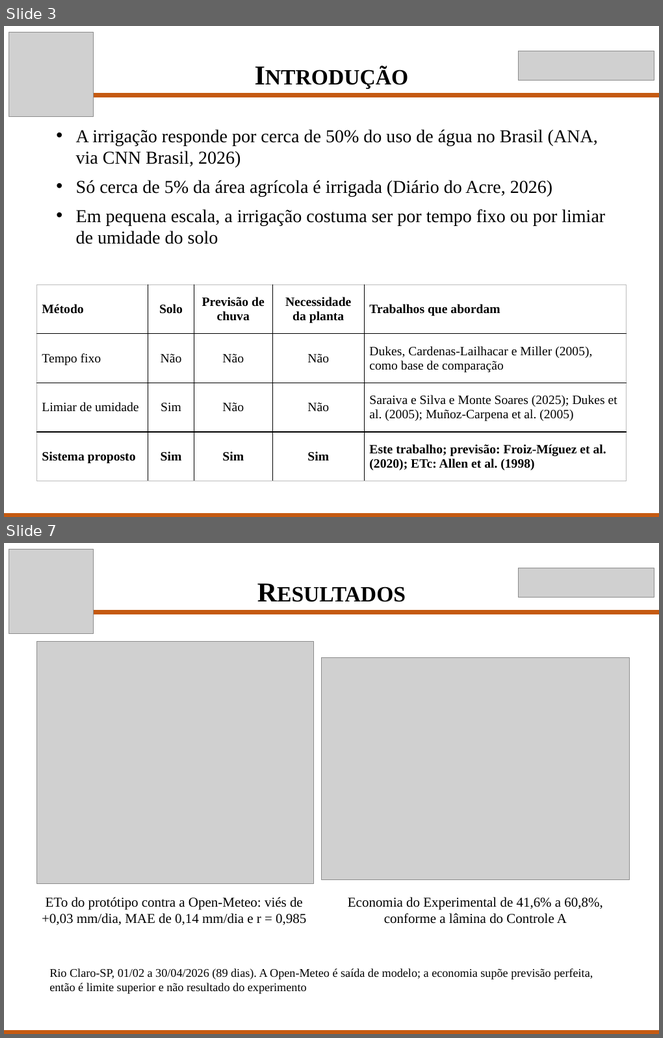
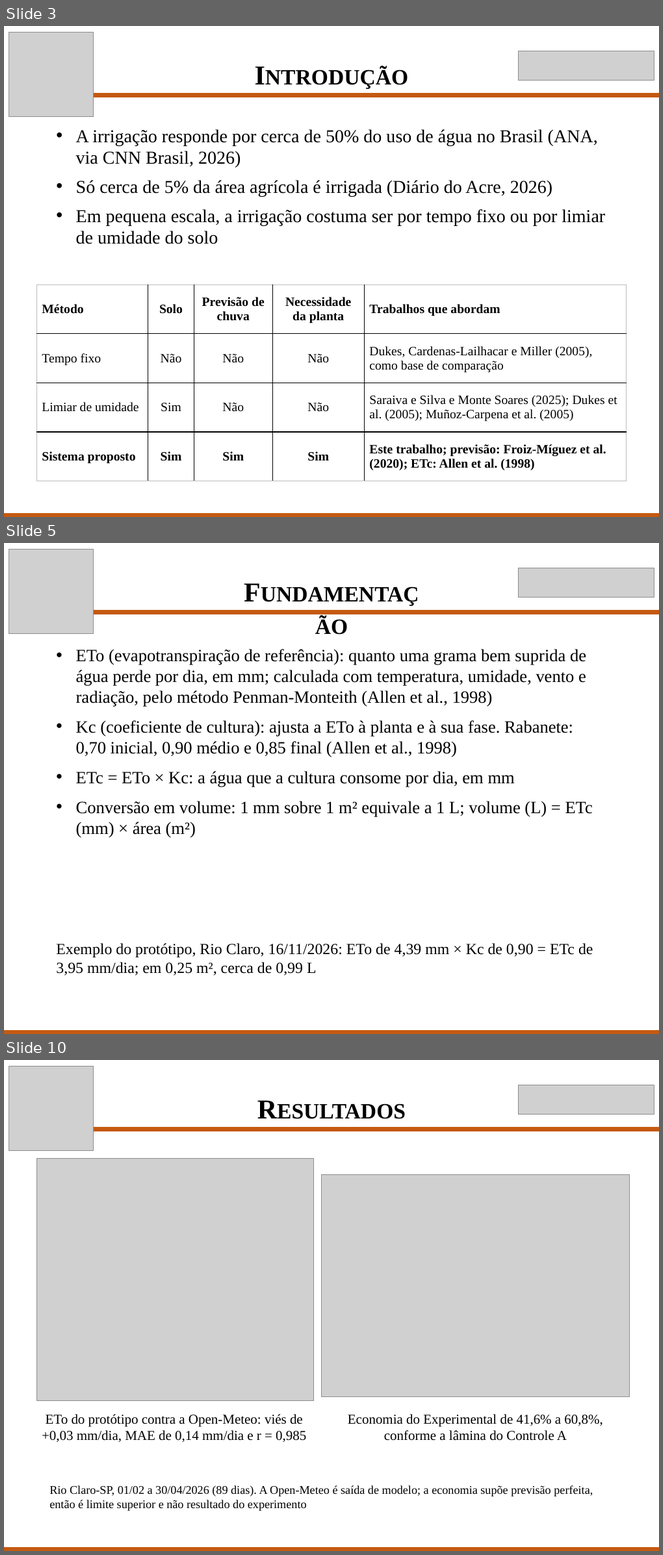
Before and after one commit to Scaglia05/irrigacao-inteligente, a slide deck: docs/p2/Apresentacao_TCC_P2.pptx. Shown one above the other, each under a label of ours: slides 3 and 7 before the commit, slides 3, 5 and 10 after it; the slides between them are not shown. The pictures are 663x1038 and 663x1555 pixels, drawn with LibreOffice and Linux fonts; fonts in the diff are those of the drawing; grey boxes stand for pictures. Boxes give left, top, right and bottom in pixels: in the first picture for what was removed or moved away, otherwise in the second. Text is boxed around its words. In the diff, an @@ line names an element or a change of style, - is before the commit and + after.

```diff
--- a/docs/p2/Apresentacao_TCC_P2.pptx
+++ b/docs/p2/Apresentacao_TCC_P2.pptx
@@ slide 5 added at (4, 543, 659, 1034), background #FFFFFF @@
@@ picture added at (9, 549, 94, 634) @@
@@ text added at (235, 571, 427, 611), 30 pt, text #000000, bold, small capitals @@
+Fundamentação
@@ picture added at (519, 568, 655, 597) @@
@@ rectangle added at (94, 611, 659, 614), fill #C55A11, outline #C55A11 1 pt @@
@@ text added at (76, 649, 593, 837), 19 pt, text #000000 @@
+• ETo (evapotranspiração de referência): quanto uma grama bem suprida de água perde por dia, em mm; calculada com temperatura, umidade, vento e radiação, pelo método Penman-Monteith (Allen et al., 1998)
+• Kc (coeficiente de cultura): ajusta a ETo à planta e à sua fase. Rabanete: 0,70 inicial, 0,90 médio e 0,85 final (Allen et al., 1998)
+• ETc = ETo × Kc: a água que a cultura consome por dia, em mm
+• Conversão em volume: 1 mm sobre 1 m² equivale a 1 L; volume (L) = ETc (mm) × área (m²)
@@ text added at (56, 943, 593, 976), 17 pt, text #000000 @@
+Exemplo do protótipo, Rio Claro, 16/11/2026: ETo de 4,39 mm × Kc de 0,90 = ETc de 3,95 mm/dia; em 0,25 m², cerca de 0,99 L
@@ rectangle added at (4, 1031, 659, 1034), fill #C55A11, outline #C55A11 1 pt @@
@@ what was slide 7 is now slide 10 @@
```
Also in this commit, not shown: 5 slides changed, 3 other slides added, 1 other file.
